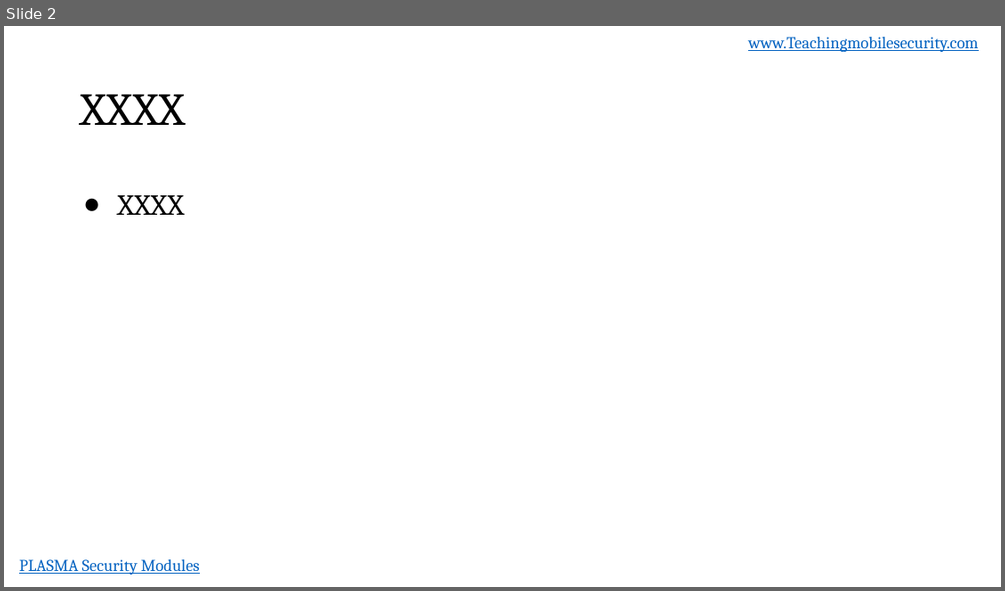
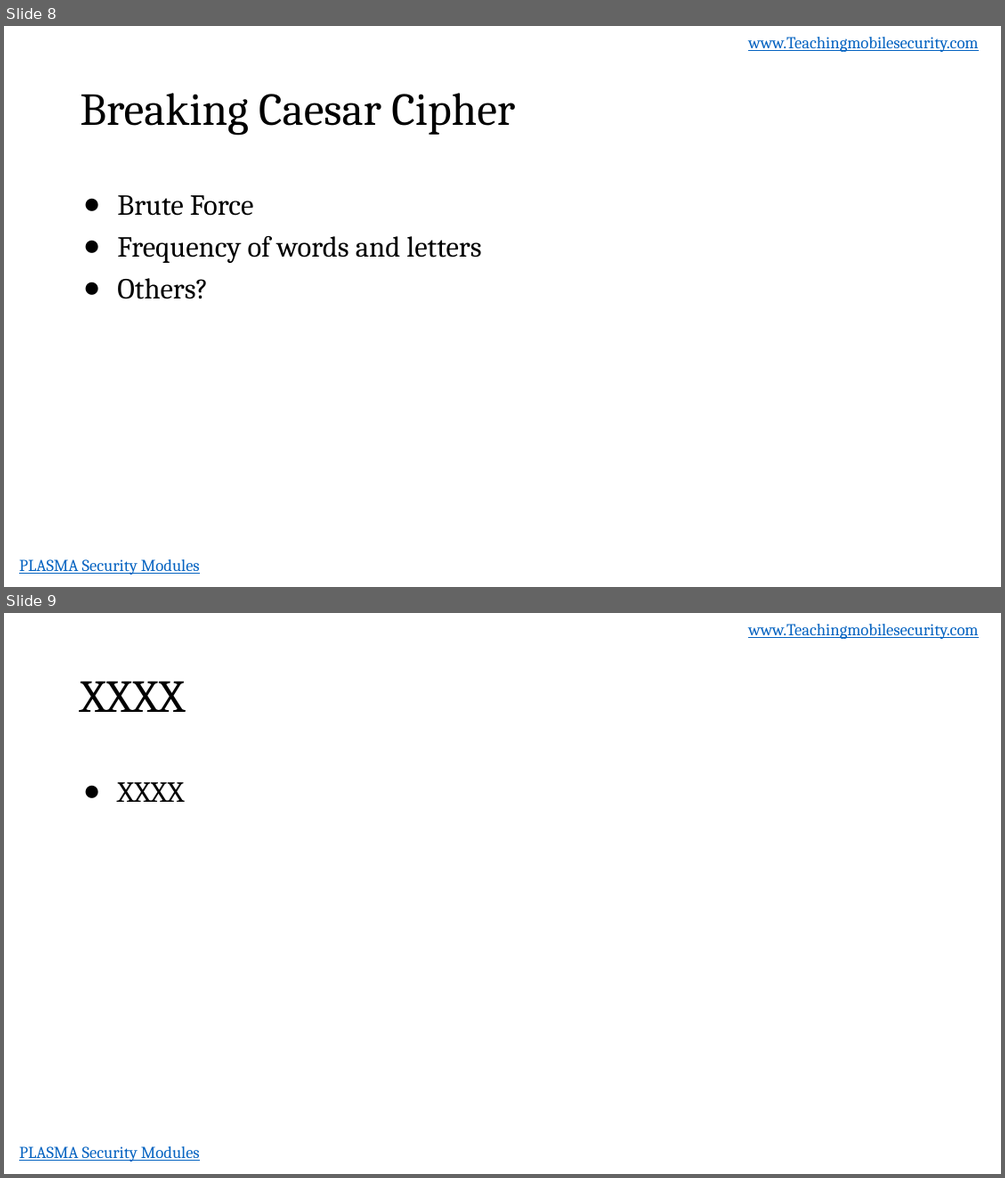
Before and after one commit to dan7800/VulnerableAndroidAppOracle, a slide deck: Vulnerabilities/ProperEncyption/ProperEncryption.pptx. Shown one above the other, each under a label of ours: slide 2 before the commit, slides 8 and 9 after it. The pictures are 1005x591 and 1005x1178 pixels, drawn with LibreOffice and Linux fonts; fonts in the diff are those of the drawing; background and template pictures are left out. Boxes give left, top, right and bottom in pixels: in the first picture for what was removed or moved away, otherwise in the second. Text is boxed around its words. In the diff, an @@ line names an element or a change of style, - is before the commit and + after.

```diff
--- a/Vulnerabilities/ProperEncyption/ProperEncryption.pptx
+++ b/Vulnerabilities/ProperEncyption/ProperEncryption.pptx
@@ slide 8 added at [4, 26, 1001, 587], background #FFFFFF; not listed: 2 template elements that a slide beside it also shows @@
@@ title added at [80, 93, 515, 135], 44 pt, text #000000 @@
+Breaking Caesar Cipher
@@ text added at [117, 195, 481, 299], 28 pt, text #000000 @@
+● Brute Force
+● Frequency of words and letters
+● Others?
@@ what was slide 2 is now slide 9 @@
```
Also in this commit, not shown: 1 slide changed, 17 other slides added.
